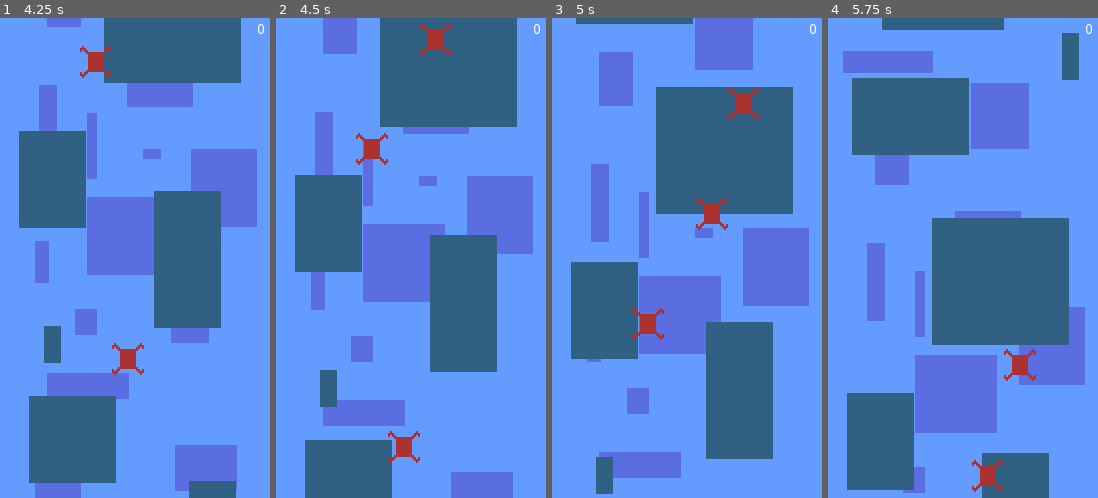
Above: before the commit, frames 1-4 (left to right).
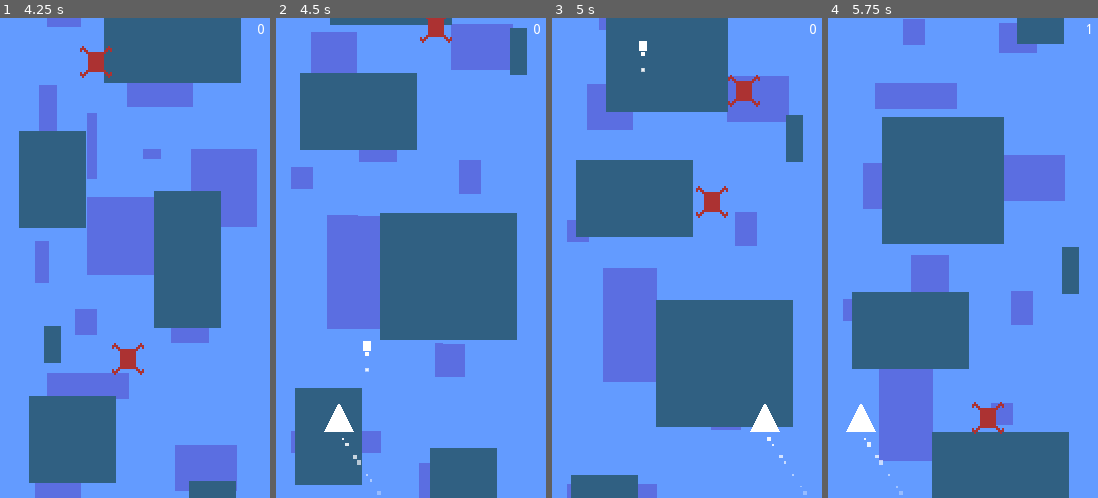
Above: after the commit, the same moments.

Repository: elektito/reverse-streak
Game: Godot game, scene res://Game.tscn
Two runs of this game, one before a commit and one after it. Both use one fixed random seed, a clock stepped at 60 frames per second and the inputs below. Sound files missing from this copy of the repository are replaced by a short silence.
Inputs:
- Up to frame 1 (4.25 s): hold Right (right) 0.53-1.28 s; tap Space (shoot) every 0.75 s from 0.6 to 3.6 s; hold Left (left) 1.28-2.03 s; hold Right (right) 2.03-3.53 s; hold Left (left) from 3.53 s (still down)
- Up to frame 2 (4.5 s): keep holding Left (left); tap Space (shoot) at 4.35 s
- Up to frame 3 (5 s): keep holding Left (left)
- Up to frame 4 (5.75 s): keep holding Left (left); tap Space (shoot) at 5.1 s

Frame 1 is identical in both runs. In frame 2, 48% of the frame differs, in the area x 5-96%, y 0-100%; in frame 3, 51%; in frame 4, 57%, in the area x 5-98%, y 0-100%.

Commit message:
Shorten restart time

Diff:
--- a/Ship.gd
+++ b/Ship.gd
@@ -71,6 +71,6 @@
 	$explosion_disc.visible = true
 	yield(get_tree().create_timer(0.02), "timeout")
 	$explosion_disc.visible = false
-	yield(get_tree().create_timer($explosion_particles.lifetime * 8), "timeout")
+	yield(get_tree().create_timer($explosion_particles.lifetime * 4), "timeout")
 	emit_signal("died")
 	get_tree().reload_current_scene()
